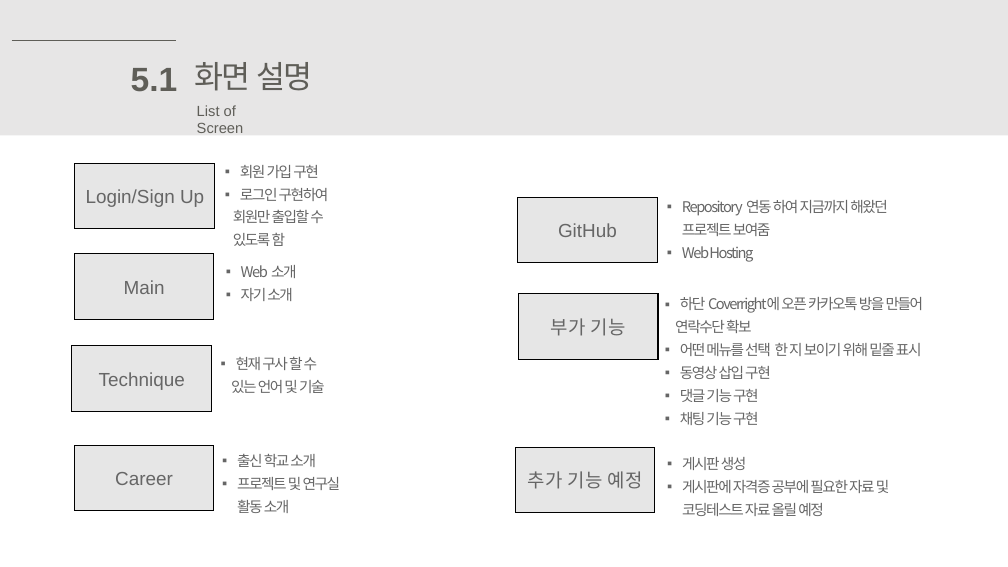
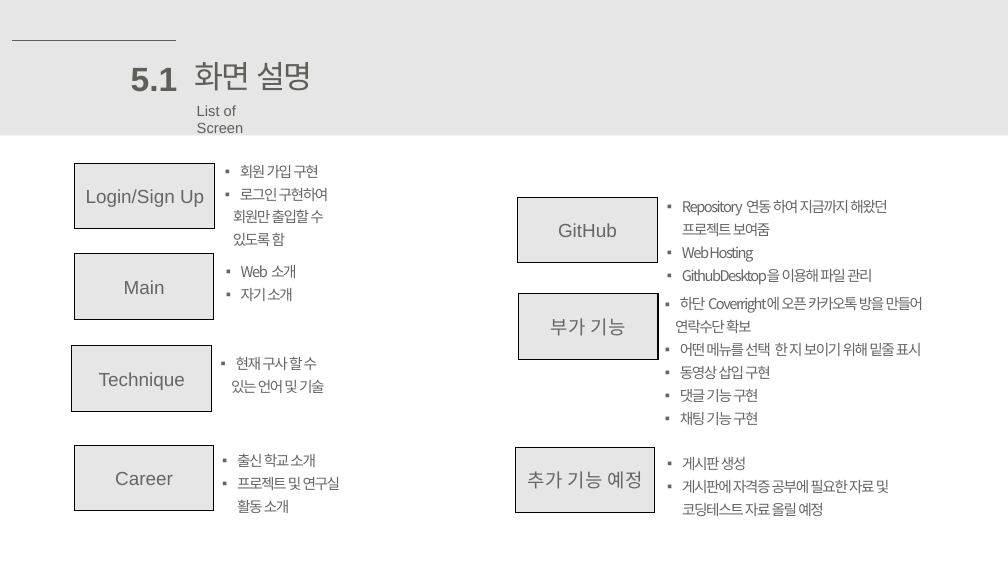
Before and after one commit to thlim008/Web_Project, a slide deck: slide 12 of selfportfolio-2018.pptx. Drawn at 1008x567 pixels with LibreOffice and Linux fonts; fonts in the diff are those of the drawing. Boxes give left, top, right and bottom in pixels: in the first picture for what was removed or moved away, otherwise in the second. Text is boxed around its words. In the diff, an @@ line names an element or a change of style, - is before the commit and + after.

```diff
--- a/selfportfolio-2018.pptx
+++ b/selfportfolio-2018.pptx
@@ text at (682,269,873,285): paragraph added @@
+▪ GithubDesktop을 이용해 파일 관리
```
Also in this commit, not shown: 7 other slides changed, 14 slides removed.
